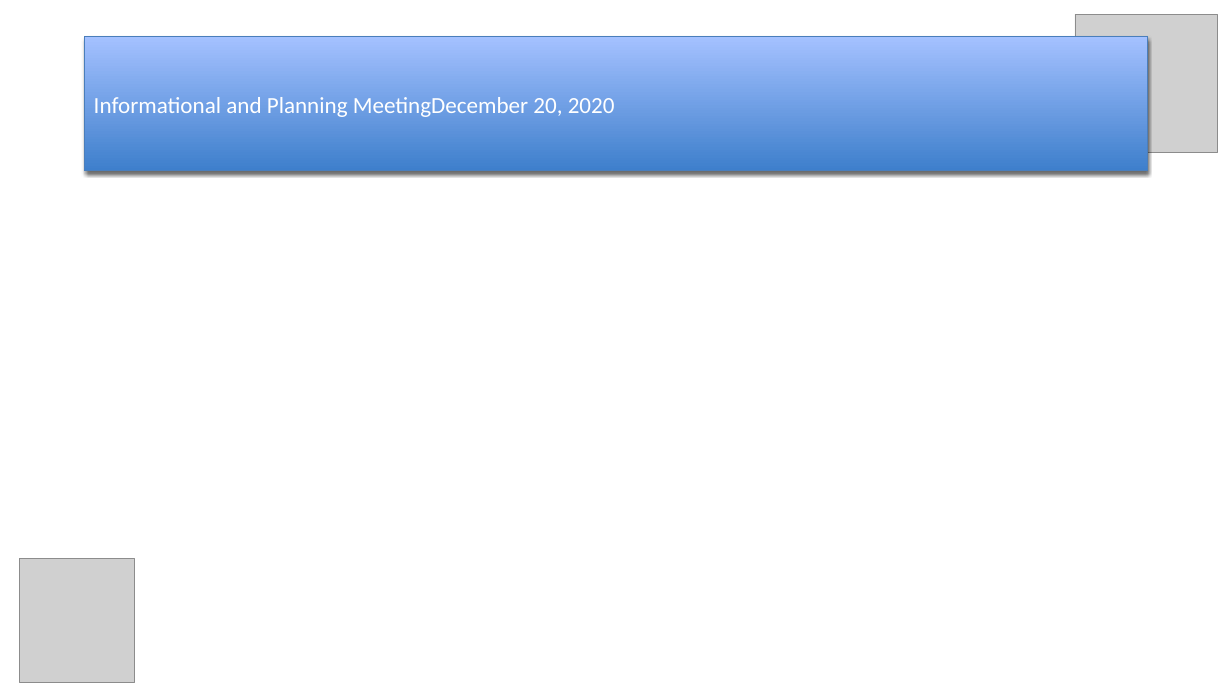
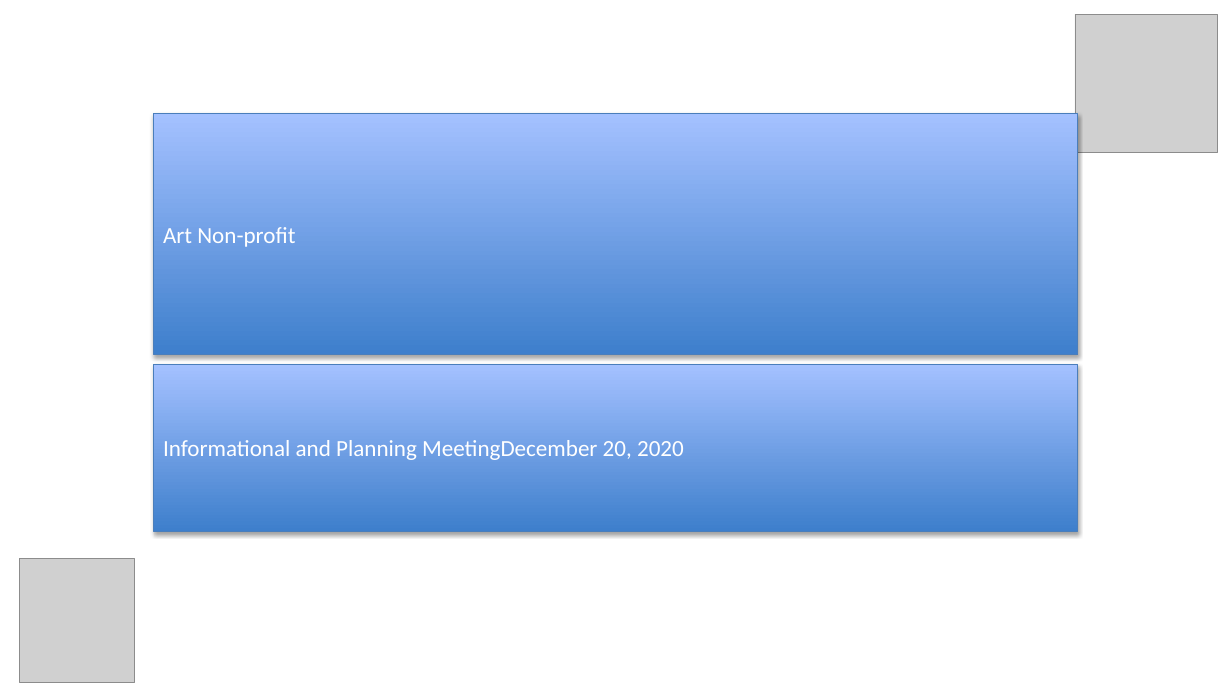
Before and after one commit to dmcnm/Grok_Mat2Ppt, a slide deck: slide 1 of examples/recreations/03_Box_Secretary__ArtNonprofit_Info_Planning_Meeting_20201220/out_mat2ppt.pptx. Drawn at 1232x693 pixels with LibreOffice and Linux fonts; fonts in the diff are those of the drawing; grey boxes stand for pictures. Boxes give left, top, right and bottom in pixels: in the first picture for what was removed or moved away, otherwise in the second. Text is boxed around its words. In the diff, an @@ line names an element or a change of style, - is before the commit and + after.

Commit message:
Recreations: layout ph geom for Fairies and PARTIAL decks

```diff
--- a/examples/recreations/03_Box_Secretary__ArtNonprofit_Info_Planning_Meeting_20201220/out_mat2ppt.pptx
+++ b/examples/recreations/03_Box_Secretary__ArtNonprofit_Info_Planning_Meeting_20201220/out_mat2ppt.pptx
@@ rectangle "Art Non-profit": place and size @@
-rectangle "Art Non-profit" at [85, 37, 1148, 171]
+rectangle "Art Non-profit" at [154, 114, 1079, 355]
@@ rectangle "Informational and Planning MeetingDecember 20, ...": place and size @@
-rectangle "Informational and Planning MeetingDecember 20, ..." at [85, 37, 1148, 171]
+rectangle "Informational and Planning MeetingDecember 20, ..." at [154, 364, 1079, 531]
```
Also in this commit, not shown: 3 other slides changed, 43 other files.
